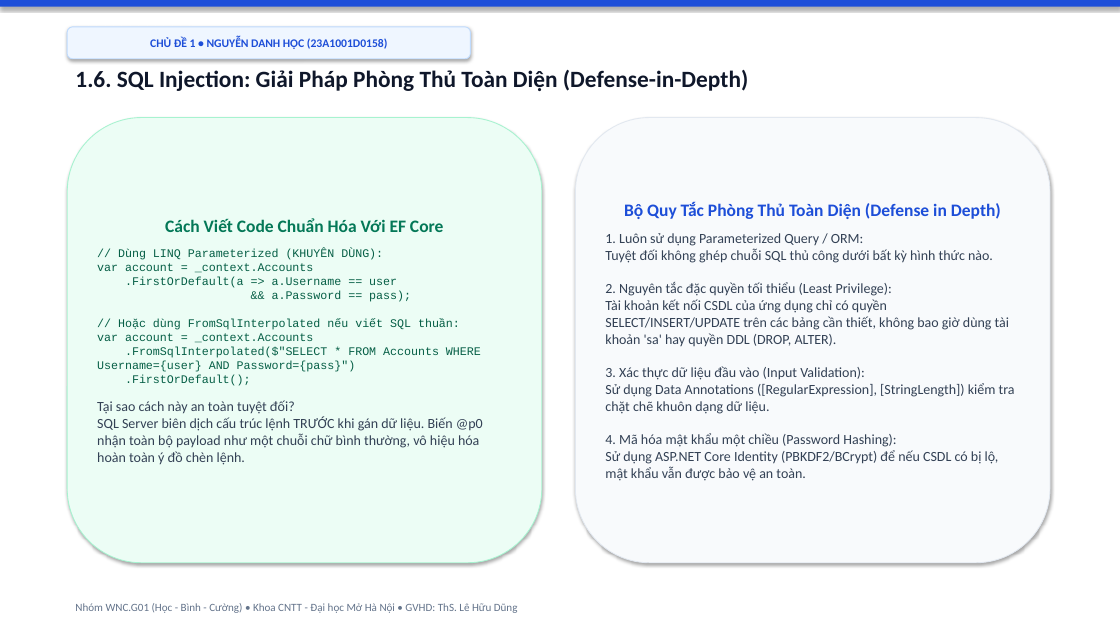
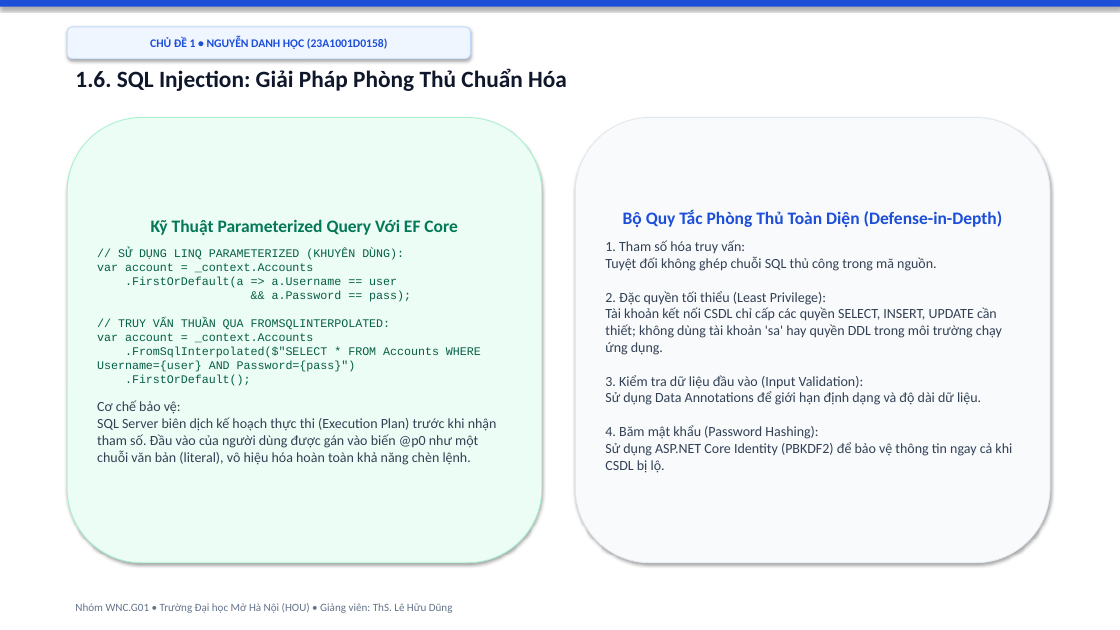
Before and after one commit to hocjsoo/OWASP_Demo, a slide deck: slide 8 of Slide_OWASP_Top3_Nhom_WNC_G01.pptx. Drawn at 1120x630 pixels with LibreOffice and Linux fonts; fonts in the diff are those of the drawing. Boxes give left, top, right and bottom in pixels: in the first picture for what was removed or moved away, otherwise in the second. Text is boxed around its words. In the diff, an @@ line names an element or a change of style, - is before the commit and + after.

```diff
--- a/Slide_OWASP_Top3_Nhom_WNC_G01.pptx
+++ b/Slide_OWASP_Top3_Nhom_WNC_G01.pptx
@@ text at [75, 68, 567, 91]: text changed @@
-1.6. SQL Injection: Giải Pháp Phòng Thủ Toàn Diện (Defense-in-Depth)
+1.6. SQL Injection: Giải Pháp Phòng Thủ Chuẩn Hóa
@@ text in rounded rectangle at [97, 219, 497, 465]: text changed @@
-Cách Viết Code Chuẩn Hóa Với EF Core
-// Dùng LINQ Parameterized (KHUYÊN DÙNG):
-var account = _context.Accounts
-.FirstOrDefault(a => a.Username == user
-&& a.Password == pass);
-// Hoặc dùng FromSqlInterpolated nếu viết SQL thuần:
-var account = _context.Accounts
-.FromSqlInterpolated($"SELECT * FROM Accounts WHERE Username={user} AND Password={pass}")
-.FirstOrDefault();
-Tại sao cách này an toàn tuyệt đối?
-SQL Server biên dịch cấu trúc lệnh TRƯỚC khi gán dữ liệu. Biến @p0 nhận toàn bộ payload như một chuỗi chữ bình thường, vô hiệu hóa hoàn toàn ý đồ chèn lệnh.
+Kỹ Thuật Parameterized Query Với EF Core
+// SỬ DỤNG LINQ PARAMETERIZED (KHUYÊN DÙNG):
+var account = _context.Accounts
+.FirstOrDefault(a => a.Username == user
+&& a.Password == pass);
+// TRUY VẤN THUẦN QUA FROMSQLINTERPOLATED:
+var account = _context.Accounts
+.FromSqlInterpolated($"SELECT * FROM Accounts WHERE Username={user} AND Password={pass}")
+.FirstOrDefault();
+Cơ chế bảo vệ:
+SQL Server biên dịch kế hoạch thực thi (Execution Plan) trước khi nhận tham số. Đầu vào của người dùng được gán vào biến @p0 như một chuỗi văn bản (literal), vô hiệu hóa hoàn toàn khả năng chèn lệnh.
@@ text in rounded rectangle at [605, 210, 1012, 473]: text changed @@
-Bộ Quy Tắc Phòng Thủ Toàn Diện (Defense in Depth)
-1. Luôn sử dụng Parameterized Query / ORM:
-Tuyệt đối không ghép chuỗi SQL thủ công dưới bất kỳ hình thức nào.
-2. Nguyên tắc đặc quyền tối thiểu (Least Privilege):
-Tài khoản kết nối CSDL của ứng dụng chỉ có quyền SELECT/INSERT/UPDATE trên các bảng cần thiết, không bao giờ dùng tài khoản 'sa' hay quyền DDL (DROP, ALTER).
-3. Xác thực dữ liệu đầu vào (Input Validation):
-Sử dụng Data Annotations ([RegularExpression], [StringLength]) kiểm tra chặt chẽ khuôn dạng dữ liệu.
-4. Mã hóa mật khẩu một chiều (Password Hashing):
-Sử dụng ASP.NET Core Identity (PBKDF2/BCrypt) để nếu CSDL có bị lộ, mật khẩu vẫn được bảo vệ an toàn.
+Bộ Quy Tắc Phòng Thủ Toàn Diện (Defense-in-Depth)
+1. Tham số hóa truy vấn:
+Tuyệt đối không ghép chuỗi SQL thủ công trong mã nguồn.
+2. Đặc quyền tối thiểu (Least Privilege):
+Tài khoản kết nối CSDL chỉ cấp các quyền SELECT, INSERT, UPDATE cần thiết; không dùng tài khoản 'sa' hay quyền DDL trong môi trường chạy ứng dụng.
+3. Kiểm tra dữ liệu đầu vào (Input Validation):
+Sử dụng Data Annotations để giới hạn định dạng và độ dài dữ liệu.
+4. Băm mật khẩu (Password Hashing):
+Sử dụng ASP.NET Core Identity (PBKDF2) để bảo vệ thông tin ngay cả khi CSDL bị lộ.
@@ text at [75, 603, 453, 613]: text changed @@
-Nhóm WNC.G01 (Học - Bình - Cường) • Khoa CNTT - Đại học Mở Hà Nội • GVHD: ThS. Lê Hữu Dũng
+Nhóm WNC.G01 • Trường Đại học Mở Hà Nội (HOU) • Giảng viên: ThS. Lê Hữu Dũng
```
Also in this commit, not shown: 21 other slides changed, 2 other files.
